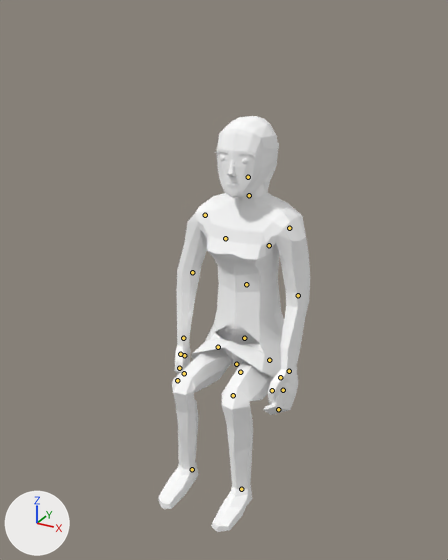
Before and after pictures for a commit that changed the glTF model frontend/assets/models3d/packs/quaternius-fbx/female_dress.glb.
Both versions are drawn from a camera (50 mm lens) standing at (1.047, -1.824, 1.889) and looking at (-0.017, 0.111, 0.922). The lights are fixed; the arrows at lower left show +X, +Y and +Z. The picture after the commit comes second. Both versions are drawn at frame 0 of the action 'idle'; the numbers are the values there. The bones that change, and the others that lie on the model, are drawn over the model as lines.

Names of what the first picture shows: 'Female'.
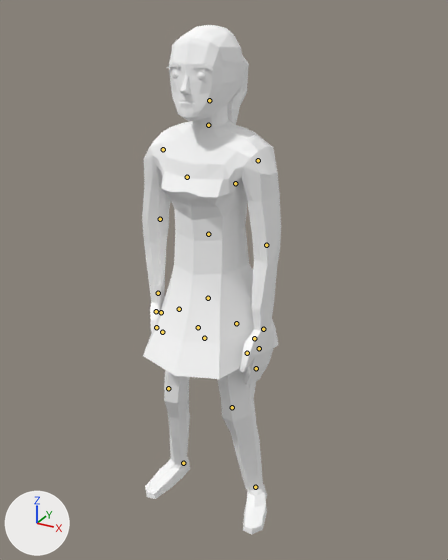
Location of each change, [x1, y1, x2, y2] in pixels of the pictures (448 x 560 px):
```json
{"object": "Female", "change": "posed", "before": [158, 116, 310, 532], "after": [142, 25, 281, 534], "on screen": "8% narrower, 22% taller"}
{"bone": "FootR", "before": "(192, 469) to (191, 470)", "after": "(183, 463) to (183, 463)"}
{"bone": "Body", "before": "(236, 364) to (236, 363)", "after": "(198, 327) to (198, 327)"}
{"bone": "Neck", "before": "(249, 195) to (249, 195)", "after": "(208, 125) to (208, 124)"}
{"bone": "Head", "before": "(248, 177) to (248, 176)", "after": "(209, 100) to (209, 100)"}
{"bone": "ShoulderL", "before": "(269, 245) to (269, 245)", "after": "(235, 183) to (236, 183)"}
{"bone": "UpperArmL", "before": "(289, 228) to (289, 229)", "after": "(258, 160) to (258, 161)"}
{"bone": "LowerArmL", "before": "(298, 295) to (298, 296)", "after": "(266, 245) to (266, 245)"}
{"bone": "Thumb1L", "before": "(280, 377) to (280, 377)", "after": "(254, 338) to (254, 338)"}
{"bone": "Thumb2L", "before": "(272, 390) to (272, 390)", "after": "(247, 353) to (247, 353)"}
{"bone": "FingersL", "before": "(278, 409) to (278, 409)", "after": "(256, 368) to (255, 369)"}
{"bone": "ShoulderR", "before": "(225, 238) to (225, 238)", "after": "(187, 177) to (186, 176)"}
{"bone": "UpperArmR", "before": "(205, 215) to (205, 216)", "after": "(163, 149) to (162, 150)"}
{"bone": "LowerArmR", "before": "(192, 272) to (192, 273)", "after": "(160, 219) to (160, 220)"}
{"bone": "FingersR", "before": "(184, 373) to (184, 373)", "after": "(162, 332) to (162, 332)"}
{"bone": "Thumb2R", "before": "(179, 368) to (179, 368)", "after": "(156, 327) to (156, 327)"}
{"bone": "UpperLegR", "before": "(218, 347) to (217, 347)", "after": "(179, 309) to (179, 310)"}
{"bone": "LowerLegR", "before": "(177, 380) to (177, 381)", "after": "(168, 388) to (168, 389)"}
{"bone": "UpperLegL", "before": "(269, 360) to (269, 360)", "after": "(236, 323) to (236, 324)"}
{"bone": "LowerLegL", "before": "(233, 395) to (233, 396)", "after": "(232, 407) to (232, 408)"}
{"bone": "FootL", "before": "(241, 489) to (241, 489)", "after": "(255, 487) to (255, 487)"}
```

Scene script edits in JSON lines:
```json
{"block": "bone_footr", "where": "bone_footr = bpy.data.objects['HumanArmature'].pose.bones['FootR']  # child of 'Bone'"}
{"op": "set", "path": "bone_footr.location", "old": "(0.0, 0.0, 0.0)", "new": "(0.136, -0.047, -0.002)"}
{"op": "set", "path": "bone_footr.rotation_quaternion", "old": "(1.0, 0.0, 0.0, 0.0)", "new": "(0.997, 0.0, 0.003, -0.079)", "note": "degrees (0, 0, 0) -> degrees (0, 0, -9)"}
{"block": "bone_body", "where": "bone_body = bpy.data.objects['HumanArmature'].pose.bones['Body']  # child of 'Bone'"}
{"op": "set", "path": "bone_body.location", "old": "(-0.005, -0.855, -0.703)", "new": "(0.001, -0.051, 0.08)"}
{"op": "set", "path": "bone_body.rotation_quaternion", "old": "(1.0, -0.006, 0.017, 0.0)", "new": "(1.0, -0.001, 0.003, 0.0)", "note": "degrees (-1, 2, 0) -> degrees (0, 0, 0)"}
{"block": "bone_neck", "where": "bone_neck = bpy.data.objects['HumanArmature'].pose.bones['Neck']  # child of 'Torso'"}
{"op": "set", "path": "bone_neck.rotation_quaternion", "old": "(1.0, 0.001, 0.0, 0.0)", "new": "(0.991, -0.13, 0.0, -0.001)", "note": "degrees (0, 0, 0) -> degrees (-15, 0, 0)"}
{"block": "bone_head", "where": "bone_head = bpy.data.objects['HumanArmature'].pose.bones['Head']  # child of 'Neck'"}
{"op": "set", "path": "bone_head.rotation_quaternion", "old": "(0.993, -0.115, 0.0, 0.0)", "new": "(1.0, 0.028, 0.0, 0.001)", "note": "degrees (-13, 0, 0) -> degrees (3, 0, 0)"}
{"block": "bone_shoulderl", "where": "bone_shoulderl = bpy.data.objects['HumanArmature'].pose.bones['ShoulderL']  # child of 'Torso'"}
{"op": "set", "path": "bone_shoulderl.location", "old": "(0.0, 0.0, 0.0)", "new": "(0.006, -0.006, -0.059)"}
{"block": "bone_upperarml", "where": "bone_upperarml = bpy.data.objects['HumanArmature'].pose.bones['UpperArmL']  # child of 'ShoulderL'"}
{"op": "set", "path": "bone_upperarml.rotation_quaternion", "old": "(0.765, -0.629, 0.115, -0.073)", "new": "(0.761, -0.644, 0.059, -0.05)", "note": "degrees (-79, 5, -15) -> degrees (-81, 1, -9)"}
{"block": "bone_lowerarml", "where": "bone_lowerarml = bpy.data.objects['HumanArmature'].pose.bones['LowerArmL']  # child of 'UpperArmL'"}
{"op": "set", "path": "bone_lowerarml.rotation_quaternion", "old": "(0.961, -0.001, -0.077, -0.264)", "new": "(0.993, -0.067, -0.047, -0.083)", "note": "degrees (2, -9, -31) -> degrees (-7, -6, -9)"}
{"block": "bone_thumb1l", "where": "bone_thumb1l = bpy.data.objects['HumanArmature'].pose.bones['Thumb1L']  # child of 'PalmL'"}
{"op": "set", "path": "bone_thumb1l.rotation_quaternion", "old": "(0.955, -0.089, -0.12, -0.256)", "new": "(1.0, 0.0, 0.0, 0.0)", "note": "degrees (-7, -16, -29) -> degrees (0, 0, 0)"}
{"block": "bone_thumb2l", "where": "bone_thumb2l = bpy.data.objects['HumanArmature'].pose.bones['Thumb2L']  # child of 'Thumb1L'"}
{"op": "set", "path": "bone_thumb2l.rotation_quaternion", "old": "(0.982, 0.085, -0.037, 0.163)", "new": "(1.0, 0.0, 0.0, 0.0)", "note": "degrees (9, -6, 18) -> degrees (0, 0, 0)"}
{"block": "bone_fingersl", "where": "bone_fingersl = bpy.data.objects['HumanArmature'].pose.bones['FingersL']  # child of 'MiddleHandL'"}
{"op": "set", "path": "bone_fingersl.rotation_quaternion", "old": "(0.817, -0.569, 0.048, -0.083)", "new": "(1.0, 0.0, 0.0, 0.0)", "note": "degrees (-70, -1, -11) -> degrees (0, 0, 0)"}
{"block": "bone_shoulderr", "where": "bone_shoulderr = bpy.data.objects['HumanArmature'].pose.bones['ShoulderR']  # child of 'Torso'"}
{"op": "set", "path": "bone_shoulderr.location", "old": "(0.0, 0.0, 0.0)", "new": "(-0.006, -0.006, -0.059)"}
{"block": "bone_upperarmr", "where": "bone_upperarmr = bpy.data.objects['HumanArmature'].pose.bones['UpperArmR']  # child of 'ShoulderR'"}
{"op": "set", "path": "bone_upperarmr.rotation_quaternion", "old": "(0.806, -0.589, 0.023, 0.047)", "new": "(0.783, -0.617, -0.06, 0.049)", "note": "degrees (-72, 5, 3) -> degrees (-77, -2, 9)"}
{"block": "bone_lowerarmr", "where": "bone_lowerarmr = bpy.data.objects['HumanArmature'].pose.bones['LowerArmR']  # child of 'UpperArmR'"}
{"op": "set", "path": "bone_lowerarmr.rotation_quaternion", "old": "(0.99, -0.141, -0.005, 0.02)", "new": "(0.995, -0.102, 0.001, 0.015)", "note": "degrees (-16, 0, 2) -> degrees (-12, 0, 2)"}
{"block": "bone_fingersr", "where": "bone_fingersr = bpy.data.objects['HumanArmature'].pose.bones['FingersR']  # child of 'MiddleHandR'"}
{"op": "set", "path": "bone_fingersr.rotation_quaternion", "old": "(0.854, -0.519, -0.013, 0.04)", "new": "(1.0, 0.0, 0.0, 0.0)", "note": "degrees (-63, 1, 5) -> degrees (0, 0, 0)"}
{"block": "bone_thumb2r", "where": "bone_thumb2r = bpy.data.objects['HumanArmature'].pose.bones['Thumb2R']  # child of 'Thumb1R'"}
{"op": "set", "path": "bone_thumb2r.rotation_quaternion", "old": "(0.967, -0.241, 0.016, 0.079)", "new": "(1.0, 0.0, 0.0, 0.0)", "note": "degrees (-28, 4, 8) -> degrees (0, 0, 0)"}
{"block": "bone_upperlegr", "where": "bone_upperlegr = bpy.data.objects['HumanArmature'].pose.bones['UpperLegR']  # child of 'Body'"}
{"op": "set", "path": "bone_upperlegr.rotation_quaternion", "old": "(0.749, -0.662, 0.014, 0.009)", "new": "(0.999, -0.028, -0.019, 0.028)", "note": "degrees (-83, 2, 0) -> degrees (-3, -2, 3)"}
{"block": "bone_lowerlegr", "where": "bone_lowerlegr = bpy.data.objects['HumanArmature'].pose.bones['LowerLegR']  # child of 'UpperLegR'"}
{"op": "set", "path": "bone_lowerlegr.rotation_quaternion", "old": "(0.741, 0.671, 0.0, 0.0)", "new": "(0.995, 0.098, 0.0, 0.0)", "note": "degrees (84, 0, 0) -> degrees (11, 0, 0)"}
{"block": "bone_upperlegl", "where": "bone_upperlegl = bpy.data.objects['HumanArmature'].pose.bones['UpperLegL']  # child of 'Body'"}
{"op": "set", "path": "bone_upperlegl.rotation_quaternion", "old": "(0.746, -0.666, 0.014, 0.009)", "new": "(0.999, -0.014, 0.025, -0.024)", "note": "degrees (-83, 2, 0) -> degrees (-2, 3, -3)"}
{"block": "bone_lowerlegl", "where": "bone_lowerlegl = bpy.data.objects['HumanArmature'].pose.bones['LowerLegL']  # child of 'UpperLegL'"}
{"op": "set", "path": "bone_lowerlegl.rotation_quaternion", "old": "(0.745, 0.667, 0.0, 0.0)", "new": "(0.996, 0.091, 0.0, 0.0)", "note": "degrees (84, 0, 0) -> degrees (10, 0, 0)"}
{"block": "bone_footl", "where": "bone_footl = bpy.data.objects['HumanArmature'].pose.bones['FootL']  # child of 'Bone'"}
{"op": "set", "path": "bone_footl.location", "old": "(0.0, 0.0, 0.0)", "new": "(-0.118, -0.092, -0.003)"}
{"op": "set", "path": "bone_footl.rotation_quaternion", "old": "(-1.0, 0.0, 0.0, 0.0)", "new": "(-0.985, 0.0, 0.006, -0.175)", "note": "degrees (0, 0, 0) -> degrees (0, -1, 20)"}
```
